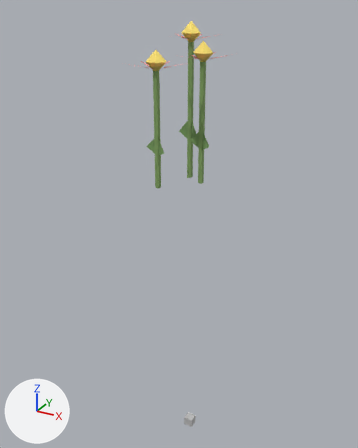
The glTF model projects/rv/assets/models/rv/rv_flower_red.gltf as it was, and as the next commit left it.
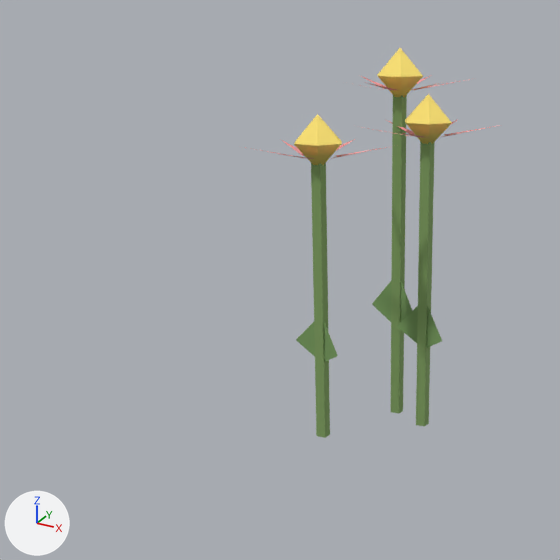
There are two pictures of each version: one whole from a camera (50 mm lens) standing at (0.416, -0.811, 0.315) and looking at (-0.036, 0.011, -0.096), one close up on the part from 5% to 73% of the width and 0% to 54% of the height. The lights are fixed; the arrows at lower left show +X, +Y and +Z. The first two pictures are the older version. Vertices at exactly the same position are counted once.

The scene before the commit, as lines of its bpy script (objects in view):
```python
me_rv_flowerred = bpy.data.meshes.new('RV_FlowerRed')
me_rv_flowerred.from_pydata(...)  # 122 vertices, 108 faces; spans x -0.101..0.063, y -0.109..0.095, z -0.61..0.292
# faces by material slot: [12, 36, 6, 18, 36]
me_rv_flowerred.materials.append(mat_veg_default)  # grey #bcbcbc
me_rv_flowerred.materials.append(mat_veg_flower_red_stem)  # green #81a261
me_rv_flowerred.materials.append(mat_veg_flower_red_leaf)  # green #799e5d
me_rv_flowerred.materials.append(mat_veg_flower_red_petal_red)  # pink #ef9595
me_rv_flowerred.materials.append(mat_veg_flower_red_flower_center)  # yellow #f9df6f
ob_rv_flowerred = bpy.data.objects.new('RV_FlowerRed', me_rv_flowerred)
ob_rv_flowerred.location = (0.0, 0.0, 0.0)
```
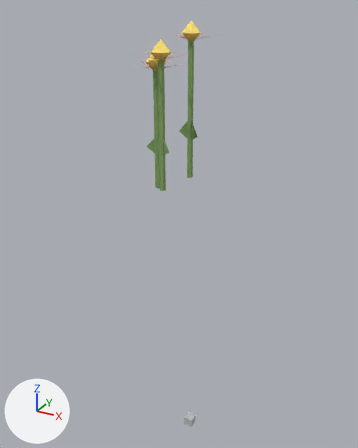
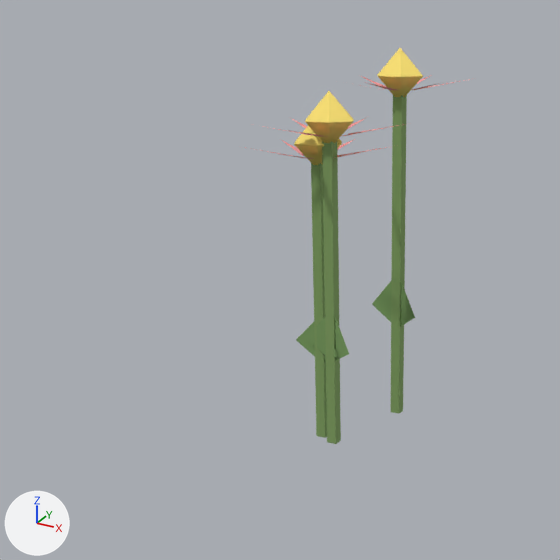
What changed in the scene script:
```text
Change me_rv_flowerred:
    used by ob_rv_flowerred; location = (0.0, 0.0, 0.0)
    remove me_rv_flowerred.from_pydata(...)  # 122 vertices, 108 faces; spans x -0.101..0.063, y -0.109..0.095, z -0.61..0.292
    add me_rv_flowerred.from_pydata(...)  # 122 vertices, 108 faces; spans x -0.101..0.028, y -0.117..0.095, z -0.61..0.292
    me_rv_flowerred part 1: the loose piece of 8 vertices spanning x 0.006..0.014, y 0.011..0.019, z 0.0..0.231 is scaled about its middle by (1, 1, 0.947), then moved by (-0.058, -0.064, -0.006)
    me_rv_flowerred part 2: the loose piece of 8 vertices spanning x -0.052..-0.044, y -0.053..-0.045, z 0.0..0.218 is scaled about its middle by (1, 1, 1.2), then moved by (0.024, 0.084, 0.022)
    me_rv_flowerred part 3: the loose piece of 8 vertices spanning x -0.028..-0.02, y 0.031..0.039, z 0.0..0.262 is scaled about its middle by (1, 1, 0.899), then moved by (-0.009, -0.092, -0.013)
    me_rv_flowerred part 4: the loose piece of 8 vertices spanning x -0.01..0.03, y -0.002..0.033, z 0.221..0.261 is moved by (-0.058, -0.064, -0.012)
    me_rv_flowerred part 5: the loose piece of 8 vertices spanning x -0.068..-0.028, y -0.066..-0.032, z 0.208..0.248 is moved by (0.024, 0.084, 0.043)
    me_rv_flowerred part 6: the loose piece of 8 vertices spanning x -0.044..-0.004, y 0.018..0.052, z 0.252..0.292 is moved by (-0.009, -0.092, -0.027)
    me_rv_flowerred part 7: 18 of the vertices in x -0.043..0.063, y -0.045..0.075, z 0.231..0.239 are moved by (-0.058, -0.064, -0.012)
    me_rv_flowerred part 8: 18 of the vertices in x -0.077..0.028, y -0.025..0.095, z 0.262..0.27 are moved by (-0.009, -0.092, -0.027)
    me_rv_flowerred part 9: 18 of the vertices in x -0.101..0.004, y -0.109..0.011, z 0.218..0.226 are moved by (0.024, 0.084, 0.043)
    me_rv_flowerred part 10
    me_rv_flowerred.vertices[32].co: (0.01, 0.015, 0.065) -> (-0.048, -0.049, 0.061)
    me_rv_flowerred.vertices[33].co: (0.035, -0.002, 0.078) -> (-0.023, -0.066, 0.074)  # pixel (442, 341) -> pixel (337, 356)
    me_rv_flowerred.vertices[34].co: (0.01, 0.015, 0.106) -> (-0.048, -0.049, 0.1)
    me_rv_flowerred.vertices[35].co: (-0.019, 0.023, 0.078) -> (-0.077, -0.041, 0.074)  # pixel (396, 326) -> pixel (295, 340)
    me_rv_flowerred.vertices[36].co: (-0.048, -0.049, 0.061) -> (-0.024, 0.035, 0.073)
    me_rv_flowerred.vertices[37].co: (-0.023, -0.066, 0.074) -> (0.0, 0.018, 0.089)  # pixel (337, 356) -> pixel (415, 317)
    me_rv_flowerred.vertices[38].co: (-0.048, -0.049, 0.1) -> (-0.024, 0.035, 0.12)
    me_rv_flowerred.vertices[39].co: (-0.077, -0.041, 0.074) -> (-0.053, 0.043, 0.089)  # pixel (295, 340) -> pixel (371, 304)
    me_rv_flowerred.vertices[40].co: (-0.024, 0.035, 0.073) -> (-0.033, -0.057, 0.066)
    me_rv_flowerred.vertices[41].co: (0.0, 0.018, 0.089) -> (-0.008, -0.074, 0.08)  # pixel (415, 317) -> pixel (349, 353)
    me_rv_flowerred.vertices[42].co: (-0.024, 0.035, 0.12) -> (-0.033, -0.057, 0.108)
    me_rv_flowerred.vertices[43].co: (-0.053, 0.043, 0.089) -> (-0.062, -0.05, 0.08)  # pixel (371, 304) -> pixel (305, 337)
```

What differs and where, as boxes (x1, y1, x2, y2) in the close-ups (560 x 560 px; the box of a moved part takes in the faces that stretch with it):
'RV_FlowerRed', reshaped (11% narrower): before (239, 48, 500, 438); after (239, 48, 470, 444)
part 1 of me_rv_flowerred, moved or reshaped: before (416, 141, 435, 426); after (311, 163, 327, 438)
part 2 of me_rv_flowerred, moved or reshaped: before (311, 163, 330, 438); after (391, 95, 407, 414)
part 3 of me_rv_flowerred, moved or reshaped: before (391, 95, 407, 414); after (322, 141, 341, 444)
part 4 of me_rv_flowerred, moved or reshaped: before (405, 94, 452, 144); after (294, 125, 342, 165)
part 5 of me_rv_flowerred, moved or reshaped: before (294, 114, 342, 165); after (377, 48, 423, 97)
part 6 of me_rv_flowerred, moved or reshaped: before (377, 48, 423, 97); after (305, 91, 354, 144)
part 7 of me_rv_flowerred, moved or reshaped: before (362, 119, 500, 138); after (239, 139, 398, 159)
part 8 of me_rv_flowerred, moved or reshaped: before (359, 75, 470, 90); after (251, 118, 404, 137)
part 9 of me_rv_flowerred, moved or reshaped: before (239, 139, 398, 159); after (359, 75, 470, 90)
part 10 of me_rv_flowerred, moved or reshaped: before (296, 281, 442, 362); after (296, 281, 415, 362)
